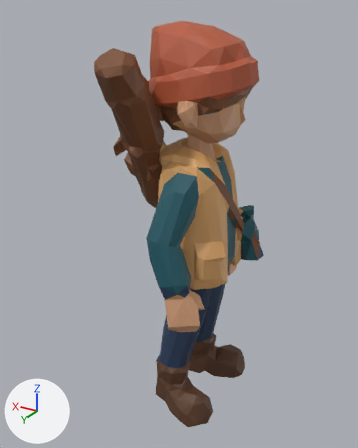
One commit to the glTF model docs/univers/archipeo/personnages/modeles/3e-keo-creature-cartographe/final-1500.glb: the scene before it, then after it.
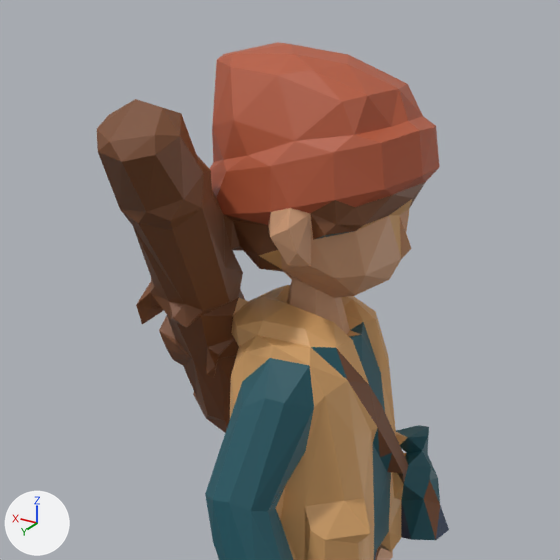
Old and new are each drawn whole from a camera (50 mm lens) standing at (-0.554, 1.037, 1.025) and looking at (0.059, 0.016, 0.515) and again close up on the part from 13% to 89% of the width and 0% to 60% of the height. The lights are fixed; the arrows at lower left show +X, +Y and +Z. The last two pictures show the newer version. Vertices at exactly the same position are counted once.

The older version as bpy lines, for what is in view:
```python
me_mesh_0 = bpy.data.meshes.new('Mesh_0')
me_mesh_0.from_pydata(...)  # 748 vertices, 1500 faces; spans x -0.134..0.232, y -0.198..0.232, z 0.0..1.005
me_mesh_0.materials.append(mat_defaultmaterial)
ob_mesh_0 = bpy.data.objects.new('Mesh_0', me_mesh_0)
ob_mesh_0.location = (0.0, 0.0, 0.0)
```
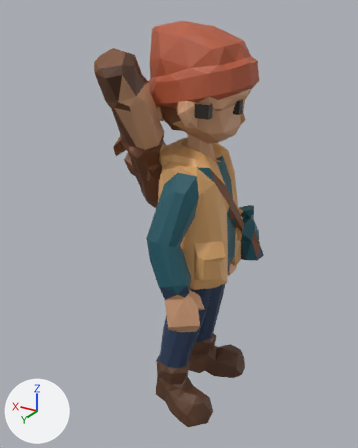
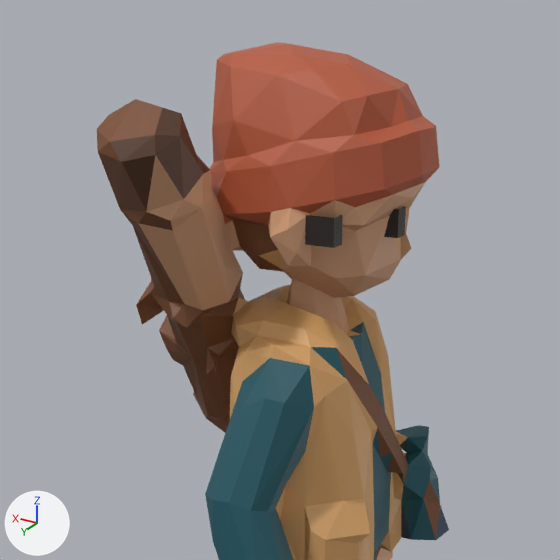
Patch to the scene script:
```diff
--- a/docs/univers/archipeo/personnages/modeles/3e-keo-creature-cartographe/final-1500.glb.py
+++ b/docs/univers/archipeo/personnages/modeles/3e-keo-creature-cartographe/final-1500.glb.py
@@ me_mesh_0 @@
 # used by ob_mesh_0; location = (0.0, 0.0, 0.0)
 # verts and faces of me_mesh_0; kept vertices keep their numbers, new ones are numbered from 748
-me_mesh_0.from_pydata(...)  # 748 vertices, 1500 faces; spans x -0.134..0.232, y -0.198..0.232, z 0.0..1.005
+me_mesh_0.from_pydata(...)  # 764 vertices, 1500 faces; spans x -0.134..0.232, y -0.198..0.232, z 0.0..1.005
+# me_mesh_0 part 1
+verts[748] = (-0.099, 0.004, 0.814)  # pixel (404, 235)
+verts[749] = (-0.099, 0.022, 0.844)  # pixel (398, 209)
+verts[750] = (-0.099, 0.022, 0.814)  # pixel (397, 238)
+verts[751] = (-0.099, 0.004, 0.844)  # pixel (405, 206)
+verts[752] = (-0.065, 0.085, 0.814)  # pixel (341, 244)
+verts[753] = (-0.065, 0.103, 0.844)  # pixel (334, 217)
+verts[754] = (-0.065, 0.103, 0.814)  # pixel (333, 247)
+verts[755] = (-0.065, 0.085, 0.844)  # pixel (342, 215)
+for new, old in zip([*range(756, 764)], [*range(748, 756)]): verts[new] = verts[old] + (0.033, 0.0, 0.0)
+faces += [(748, 749, 750), (748, 751, 749), (750, 757, 758), (749, 757, 750), (751, 756, 759), (748, 756, 751)]
+faces += [(752, 753, 754), (752, 755, 753), (754, 761, 762), (753, 761, 754), (755, 760, 763), (752, 760, 755)]
+# me_mesh_0 part 2: 73 kept faces spanning x -0.109..0.163, y -0.118..0.232, z 0.724..0.956 get new vertex colours
+# other edits to the shape of me_mesh_0 do not show in these pictures
 me_mesh_0.materials.append(mat_defaultmaterial)
```

What differs and where, as boxes [x1, y1, x2, y2] in the close-ups (560 x 560 px):
part 1 of me_mesh_0, added: after [305, 207, 406, 248]
part 2 of me_mesh_0, recoloured: [110, 107, 425, 311] in both
